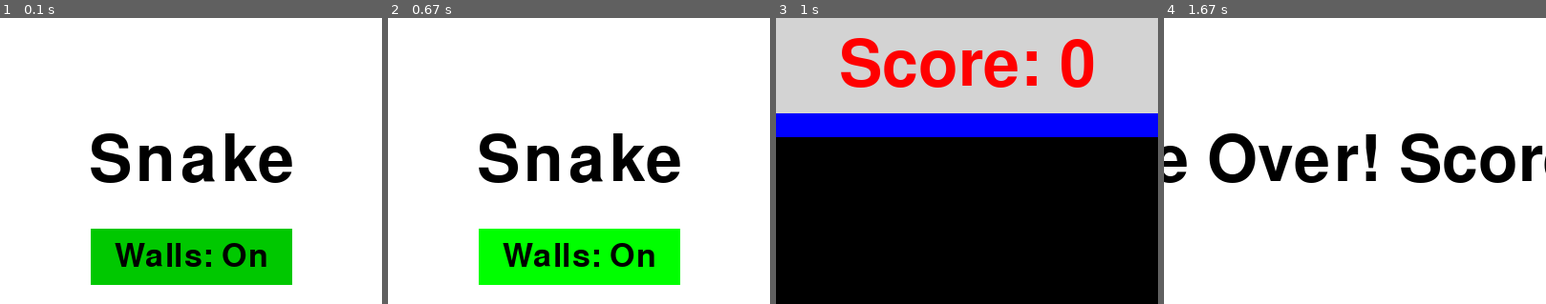
Above: before the commit, frames 1-4 (left to right).
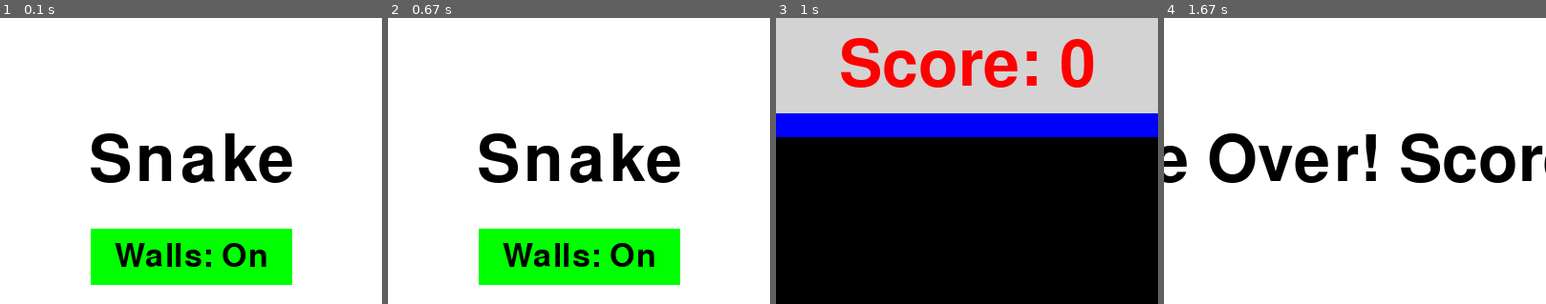
Above: after the commit, the same moments.

Repository: danlls/snake-pygame
Game: pygame game, started from main.py
Two runs of this game, one before a commit and one after it. Both use one fixed random seed, a clock stepped at 60 frames per second and the inputs below.
Inputs (mouse positions are % of the whole screen's width and height, from its top left):
- Up to frame 1 (0.1 s): no input
- Up to frame 2 (0.67 s): click "Walls: On" at 0.4 s
- Up to frame 3 (1 s): click (46, 54) at 0.73 s
- Up to frame 4 (1.67 s): hold Up 1-1.47 s; move the mouse to (82, 47) at 1.03 s; hold Down from 1.5 s (still down); move the mouse to (50, 56) at 1.53 s
The pictures show only the part of the screen within x 25-75%, y 0-50%; the shares and areas given below are measured in that part.

The runs differ from the first frame. In frame 1, 9.1% of the frame differs, in the area x 23-77%, y 73-94%; in frame 2, nothing differs; in frame 3, nothing differs; in frame 4, nothing differs.

Commit message:
Add colors to togglebuttons

Diff:
--- a/buttons.py
+++ b/buttons.py
@@ -41,16 +41,20 @@
         self.toggle_text = False
         super().__init__(*args, **kwargs)
 
-    def set_toggle_text(self, true_text, false_text, state=True):
+    def set_toggle(self, true_text, true_color, false_text, false_color, state=True):
         self.toggle_text = state
         self.true_text = true_text
+        self.true_color = true_color
         self.false_text = false_text
+        self.false_color = false_color
 
     def draw(self):
         if self.toggle_text:
             if self.status:
+                self.button_color = self.true_color
                 self.button_text = self.font.render(self.true_text, True, self.text_color)
             else:
+                self.button_color = self.false_color
                 self.button_text = self.font.render(self.false_text, True, self.text_color)
         super().draw()
 
--- a/main.py
+++ b/main.py
@@ -347,7 +347,7 @@
             self.intro_text_pos.centery+100
         )
         walls_toggle_button.add_paddings(button_padx, button_pady)
-        walls_toggle_button.set_toggle_text("Walls: On", "Walls: Off")
+        walls_toggle_button.set_toggle("Walls: On", GREEN, "Walls: Off", RED)
 
         while True:
             for event in pygame.event.get():
